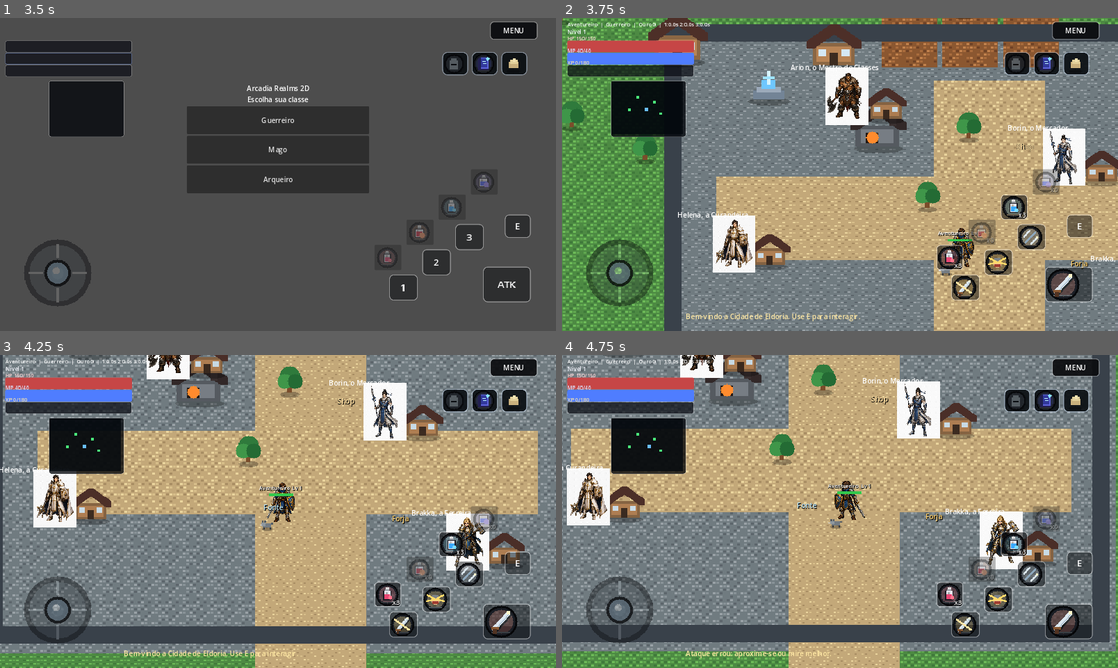
Above: before the commit, frames 1-4 (two rows, left to right).
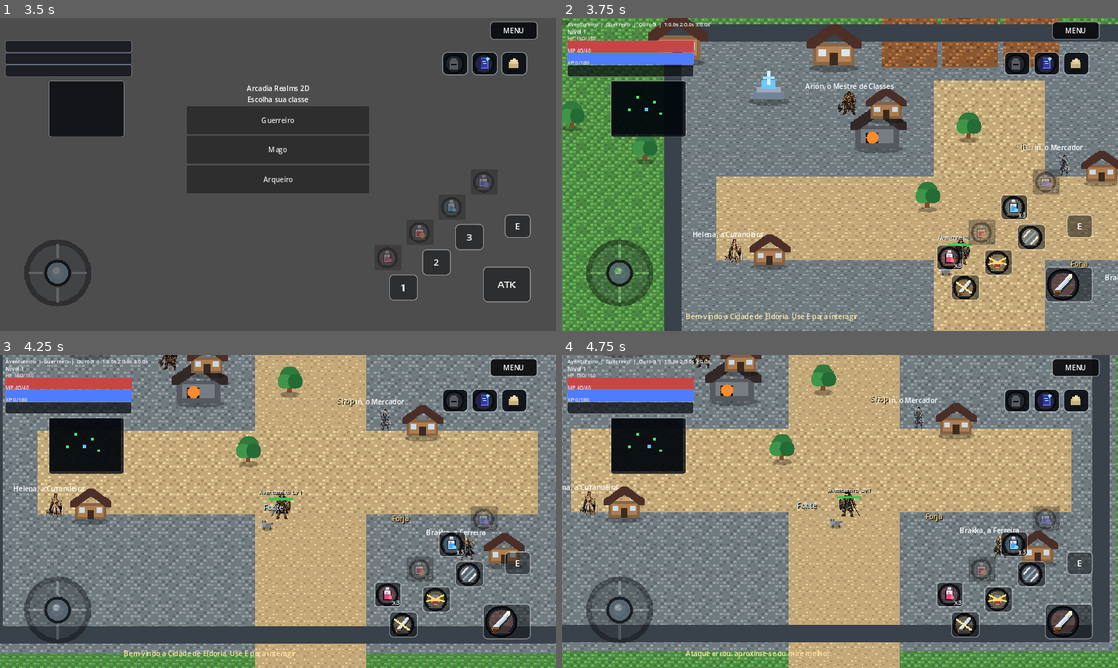
Above: after the commit, the same moments.

Repository: markliria15-eng/Paradise-RPG-
Game: Godot game, scene res://client/scenes/mmo_launcher.tscn
Same seed, same stepped clock (60 frames per second), same inputs: the game is played once before the commit and once after it.
Inputs (mouse positions are in pixels of both pictures, inside the frame that each line leads up to):
- Up to frame 1 (3.5 s): click (216, 49) at 0.52 s; type "Alex" at 0.6 s; click (216, 64) at 0.75 s; type "12" at 0.83 s; click (216, 83) at 0.98 s; type "12" at 1.07 s; click (216, 99) at 1.27 s; type "Alex" at 1.35 s; click "Guerreiro" at 2 s; click "Abrir Jogo" at 2.75 s
- Up to frame 2 (3.75 s): click "Guerreiro" at 3.5 s
- Up to frame 3 (4.25 s): no input
- Up to frame 4 (4.75 s): move the mouse to (962, 495) at 4.27 s; hold D (move_right) from 4.28 s (still down); hold Space (attack) from 4.28 s (still down); click (962, 495) at 4.42 s

Frame 1 is identical in both runs. In frame 2, 4.9% of the frame differs, in the area x 20-100%, y 14-84%; in frame 3, 5.2%; in frame 4, 5.2%, in the area x 0-83%, y 0-69%.

Commit message:
Ajusta NPCs pixelados e adiciona caminhada animada

Diff:
--- a/scripts/main.gd
+++ b/scripts/main.gd
@@ -408,11 +408,19 @@
 	node.name = "RemotePlayer_%d" % int(data.get("characterId", 0))
 	var sprite := Sprite2D.new()
 	sprite.texture = load(_player_sprite_path_from_class(str(data.get("className", "Guerreiro"))))
-	sprite.scale = Vector2(2, 2)
+	sprite.texture_filter = CanvasItem.TEXTURE_FILTER_NEAREST
+	if sprite.texture != null:
+		var target_height := 64.0
+		var texture_height: float = maxf(1.0, float(sprite.texture.get_height()))
+		var sprite_scale: float = target_height / texture_height
+		sprite.scale = Vector2(sprite_scale, sprite_scale)
+		sprite.position = Vector2(0, -18)
+	else:
+		sprite.scale = Vector2(1.4, 1.4)
 	node.add_child(sprite)
 	var label := Label.new()
 	label.name = "NameLabel"
-	label.position = Vector2(-68, -66)
+	label.position = Vector2(-68, -58)
 	label.size = Vector2(136, 16)
 	label.horizontal_alignment = HORIZONTAL_ALIGNMENT_CENTER
 	label.add_theme_color_override("font_color", Color("#e7f2ff"))
@@ -420,7 +428,7 @@
 	node.add_child(label)
 	var hp := ProgressBar.new()
 	hp.name = "HP"
-	hp.position = Vector2(-28, -42)
+	hp.position = Vector2(-28, -36)
 	hp.size = Vector2(56, 6)
 	hp.max_value = 100
 	hp.value = 100
@@ -455,10 +463,16 @@
 func _player_sprite_path_from_class(class_id: String) -> String:
 	match class_id:
 		"Guerreiro":
+			if ResourceLoader.exists("res://assets/sprites/player_guerreiro_art_front.png"):
+				return "res://assets/sprites/player_guerreiro_art_front.png"
 			return "res://assets/sprites/player_guerreiro.png"
 		"Mago":
+			if ResourceLoader.exists("res://assets/sprites/player_mago_art_front.png"):
+				return "res://assets/sprites/player_mago_art_front.png"
 			return "res://assets/sprites/player_mago.png"
 		"Arqueiro":
+			if ResourceLoader.exists("res://assets/sprites/player_arqueiro_art_front.png"):
+				return "res://assets/sprites/player_arqueiro_art_front.png"
 			return "res://assets/sprites/player_arqueiro.png"
 	return "res://assets/sprites/player_guerreiro.png"
 
--- a/scripts/npc.gd
+++ b/scripts/npc.gd
@@ -23,16 +23,16 @@
 func _fit_sprite_to_npc() -> void:
 	if sprite.texture == null:
 		return
-	var target_height := 132.0
+	var target_height := 58.0
 	var texture_height: float = maxf(1.0, float(sprite.texture.get_height()))
 	var sprite_scale: float = target_height / texture_height
 	sprite.scale = Vector2(sprite_scale, sprite_scale)
 	# Ajusta para manter os pes no "chao" do NPC.
-	sprite.position = Vector2(0, -34)
-	label.offset_left = -130
-	label.offset_right = 130
-	label.offset_top = -112
-	label.offset_bottom = -86
+	sprite.position = Vector2(0, -18)
+	label.offset_left = -96
+	label.offset_right = 96
+	label.offset_top = -68
+	label.offset_bottom = -48
 
 func _sprite_path(npc_role: String) -> String:
 	match npc_role:
--- a/scripts/player.gd
+++ b/scripts/player.gd
@@ -53,6 +53,9 @@
 var war_cry_bonus := 0.0
 var current_sprite_path := ""
 var current_sprite_flip := false
+var current_sprite_direction := "front"
+var walk_anim_time := 0.0
+var walk_anim_frame := 0
 
 @onready var sprite: Sprite2D = $Sprite2D
 @onready var health_bar: ProgressBar = $HealthBar
@@ -90,7 +93,7 @@
 
 func _physics_process(delta: float) -> void:
 	var input := Input.get_vector("move_left", "move_right", "move_up", "move_down")
-	_update_directional_sprite(input)
+	_update_directional_sprite(input, delta)
 	velocity = input * velocidade_movimento * (1.0 + move_speed_pct)
 	move_and_slide()
 	_update_health_bar()
@@ -394,33 +397,45 @@
 			return "res://assets/sprites/player_arqueiro.png"
 	return "res://assets/sprites/player_guerreiro.png"
 
-func _update_directional_sprite(input: Vector2) -> void:
+func _update_directional_sprite(input: Vector2, delta: float) -> void:
 	if input.length() < 0.08:
+		walk_anim_time = 0.0
+		walk_anim_frame = 0
+		_set_direction_sprite_or_default(current_sprite_direction, current_sprite_flip, false)
 		return
 	var prefix := _class_sprite_prefix(class_name_selected)
 	if prefix.is_empty():
 		return
+	walk_anim_time += delta
+	if walk_anim_time >= 0.16:
+		walk_anim_time = 0.0
+		walk_anim_frame = 1 - walk_anim_frame
 	if abs(input.y) > abs(input.x):
 		if input.y < 0:
-			_set_direction_sprite_or_default("back", false)
+			_set_direction_sprite_or_default("back", false, true)
 		else:
-			_set_direction_sprite_or_default("front", false)
+			_set_direction_sprite_or_default("front", false, true)
 	else:
 		# The side art is expected to face left; flip it when walking right.
-		_set_direction_sprite_or_default("side", input.x > 0)
-
-func _set_direction_sprite_or_default(direction: String, flip_h: bool) -> void:
-	var path := _class_direction_sprite_path(class_name_selected, direction)
+		_set_direction_sprite_or_default("side", input.x > 0, true)
+
+func _set_direction_sprite_or_default(direction: String, flip_h: bool, moving: bool) -> void:
+	current_sprite_direction = direction
+	var path := ""
+	if moving:
+		path = _class_direction_sprite_path(class_name_selected, direction, "_walk_%d" % [walk_anim_frame + 1])
+	if path.is_empty() or not ResourceLoader.exists(path):
+		path = _class_direction_sprite_path(class_name_selected, direction)
 	if ResourceLoader.exists(path):
 		_set_player_sprite(path, flip_h)
 	else:
 		_set_player_sprite(_player_sprite_path(class_name_selected), false)
 
-func _class_direction_sprite_path(chosen_class: String, direction: String) -> String:
+func _class_direction_sprite_path(chosen_class: String, direction: String, suffix: String = "") -> String:
 	var prefix := _class_sprite_prefix(chosen_class)
 	if prefix.is_empty():
 		return ""
-	return "res://assets/sprites/player_%s_art_%s.png" % [prefix, direction]
+	return "res://assets/sprites/player_%s_art_%s%s.png" % [prefix, direction, suffix]
 
 func _class_sprite_prefix(chosen_class: String) -> String:
 	match chosen_class:
@@ -452,11 +467,15 @@
 	if sprite.texture == null:
 		return
 	if _class_has_custom_sprite(class_name_selected):
-		var target_height := 92.0
+		var target_height := 64.0
 		var texture_height: float = maxf(1.0, float(sprite.texture.get_height()))
 		var sprite_scale: float = target_height / texture_height
 		sprite.scale = Vector2(sprite_scale, sprite_scale)
-		sprite.position = Vector2(0, -26)
+		sprite.position = Vector2(0, -18)
+		name_label.offset_top = -58
+		name_label.offset_bottom = -40
+		health_bar.offset_top = -36
+		health_bar.offset_bottom = -30
 	else:
 		sprite.scale = Vector2(2, 2)
 		sprite.position = Vector2.ZERO
--- a/site/app-version.json
+++ b/site/app-version.json
@@ -1,7 +1,7 @@
 {
-    "version":  "Guerreiro final completo",
+    "version":  "NPCs limpos e caminhada natural",
     "file":  "downloads/ArcadiaRealms2D-release.apk",
-    "size_bytes":  47136822,
-    "size_mb":  44.95,
-    "published_at":  "2026-06-01 17:27:38"
+    "size_bytes":  61041850,
+    "size_mb":  58.21,
+    "published_at":  "2026-06-02 00:08:16"
 }
Binary file changed: assets/sprites/npc_custom_1_pixel.png
Binary file changed: assets/sprites/npc_custom_2_pixel.png
Binary file changed: assets/sprites/npc_custom_3_pixel.png
Binary file changed: assets/sprites/npc_custom_4_pixel.png
Binary file changed: assets/sprites/npc_custom_5_pixel.png
Binary file added: assets/sprites/player_arqueiro_art_back_walk_1.png
Not shown, added: assets/sprites/player_arqueiro_art_back_walk_1.png.import
Binary file added: assets/sprites/player_arqueiro_art_back_walk_2.png
Not shown, added: assets/sprites/player_arqueiro_art_back_walk_2.png.import
Binary file added: assets/sprites/player_arqueiro_art_front_walk_1.png
Not shown, added: assets/sprites/player_arqueiro_art_front_walk_1.png.import
Binary file added: assets/sprites/player_arqueiro_art_front_walk_2.png
(and 33 more such lines)
